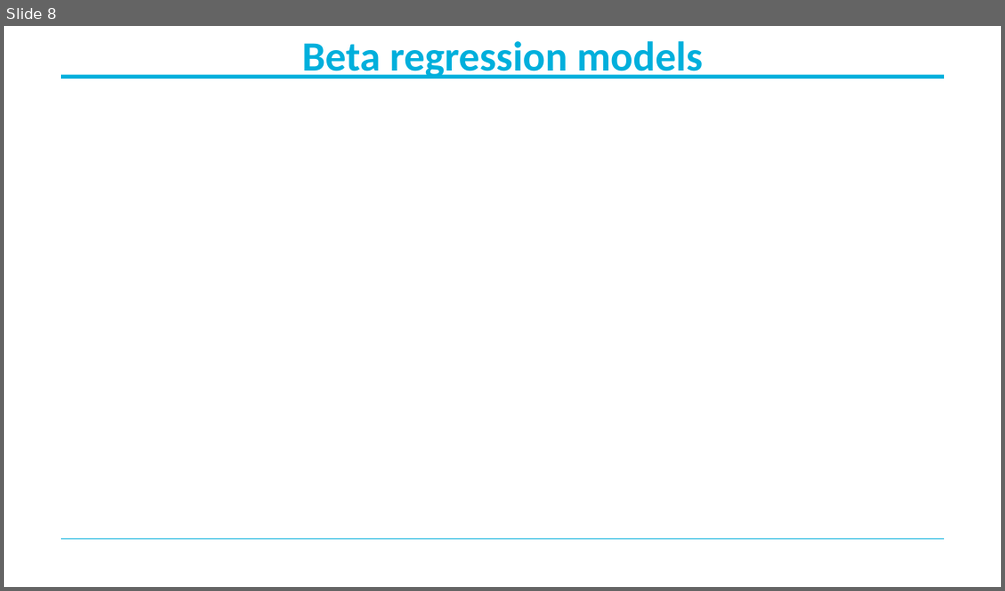
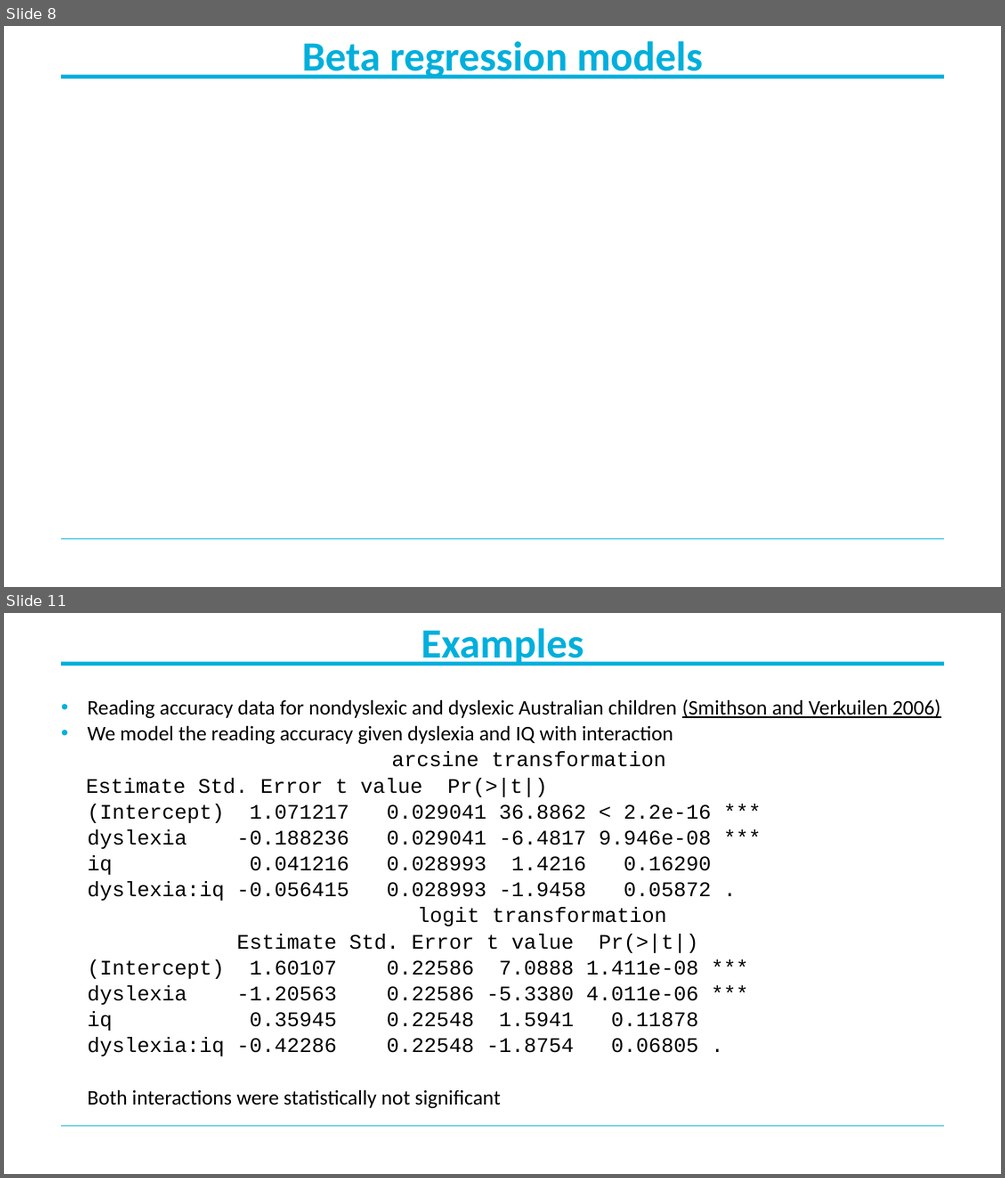
Before and after one commit to MichaelBelias/My-Complete-Book-In-R, a slide deck: Beta Regression/Beta-regression.pptx. Shown one above the other, each under a label of ours: slide 8 before the commit, slides 8 and 11 after it; the slides between them are not shown. The pictures are 1005x591 and 1005x1178 pixels, drawn with LibreOffice and Linux fonts; fonts in the diff are those of the drawing; grey boxes stand for pictures; background and template pictures are left out. Boxes give left, top, right and bottom in pixels: in the first picture for what was removed or moved away, otherwise in the second. Text is boxed around its words. In the diff, an @@ line names an element or a change of style, - is before the commit and + after.

```diff
--- a/Beta Regression/Beta-regression.pptx
+++ b/Beta Regression/Beta-regression.pptx
@@ slide 11 added at (4,613,1001,1174), background #FFFFFF; not listed: 2 template elements that a slide beside it also shows @@
@@ title added at (421,628,584,666), 40 pt, text #00AFDC, bold @@
+Examples
@@ text added at (86,699,940,1108), 20 pt, text #000000 @@
+• Reading accuracy data for nondyslexic and dyslexic Australian children (Smithson and Verkuilen 2006)
+• We model the reading accuracy given dyslexia and IQ with interaction
+arcsine transformation
+Estimate Std. Error t value Pr(>|t|)
+  (Intercept) 1.071217 0.029041 36.8862 < 2.2e-16 ***
+  dyslexia -0.188236 0.029041 -6.4817 9.946e-08 ***
+  iq 0.041216 0.028993 1.4216 0.16290
+  dyslexia:iq -0.056415 0.028993 -1.9458 0.05872 .
+  logit transformation
+  Estimate Std. Error t value Pr(>|t|)
+  (Intercept) 1.60107 0.22586 7.0888 1.411e-08 ***
+  dyslexia -1.20563 0.22586 -5.3380 4.011e-06 ***
+  iq 0.35945 0.22548 1.5941 0.11878
+  dyslexia:iq -0.42286 0.22548 -1.8754 0.06805 .
+  Both interactions were statistically not significant
```
Also in this commit, not shown: 2 slides changed, 6 other slides added, 1 slide removed, 2 other files.
